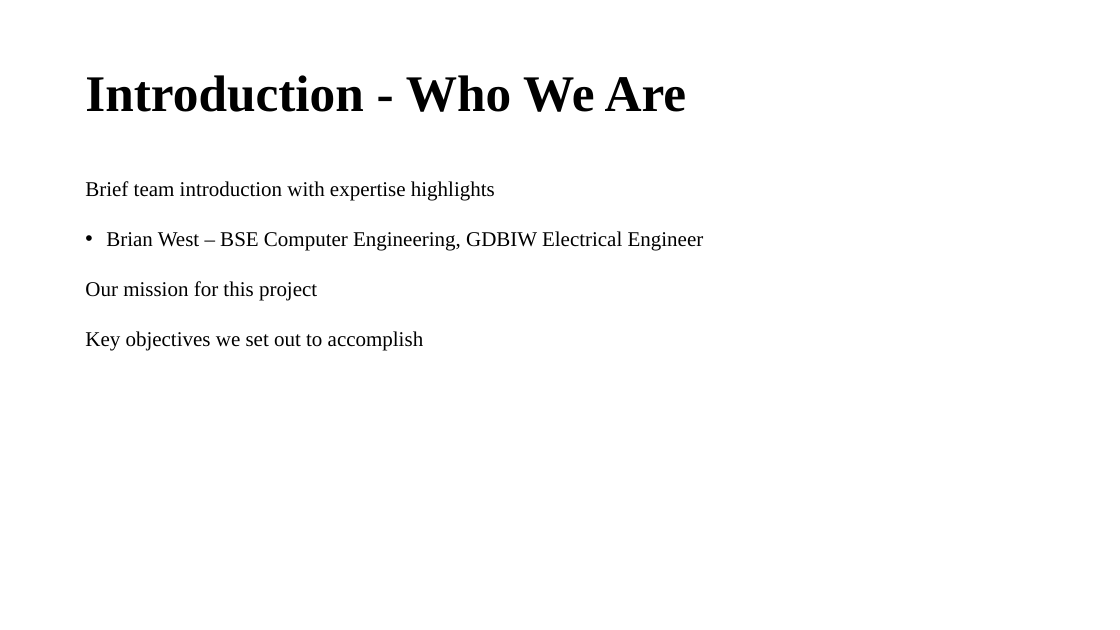
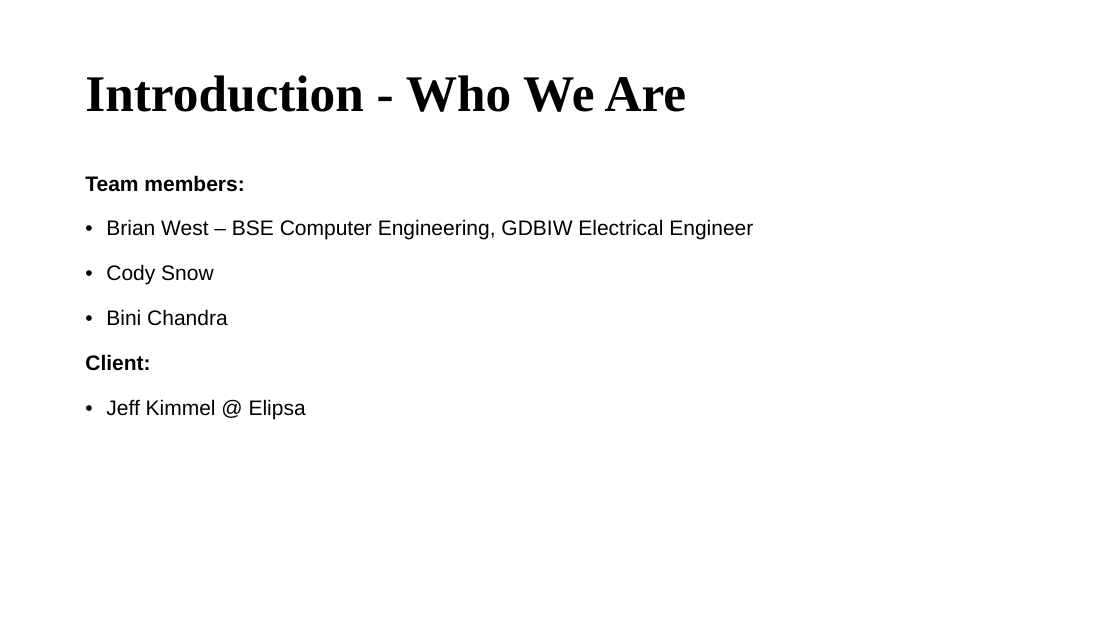
Before and after one commit to west-bri/HVACFinal, a slide deck: slide 2 of HVAC_Final_Presentation.pptx. Drawn at 1120x630 pixels with LibreOffice and Linux fonts; fonts in the diff are those of the drawing. Boxes give left, top, right and bottom in pixels: in the first picture for what was removed or moved away, otherwise in the second. Text is boxed around its words. In the diff, an @@ line names an element or a change of style, - is before the commit and + after.

```diff
--- a/HVAC_Final_Presentation.pptx
+++ b/HVAC_Final_Presentation.pptx
@@ text at <box>85,175,244,192</box>: text changed; font Times New Roman to Arial; bold on @@
-Brief team introduction with expertise highlights
+Team members:
@@ text at <box>106,219,753,240</box>: font Times New Roman to Arial in "Brian West – BSE Computer Engineering, GDBIW ..."; line spacing 1.15 to 0.95 @@
@@ text at <box>85,264,306,420</box>: text changed; font Times New Roman to Arial @@
-Our mission for this project
-Key objectives we set out to accomplish
+• Cody Snow
+• Bini Chandra
+Client:
+• Jeff Kimmel @ Elipsa
```
Also in this commit, not shown: 2 other slides changed.
